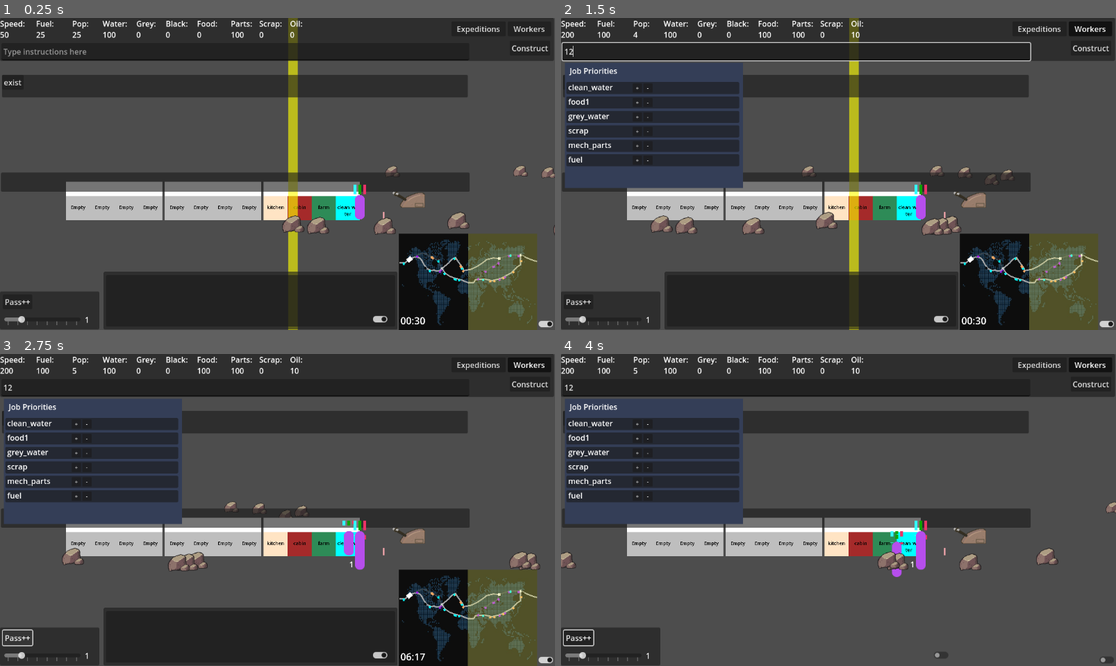
Above: before the commit, frames 1-4 (two rows, left to right).
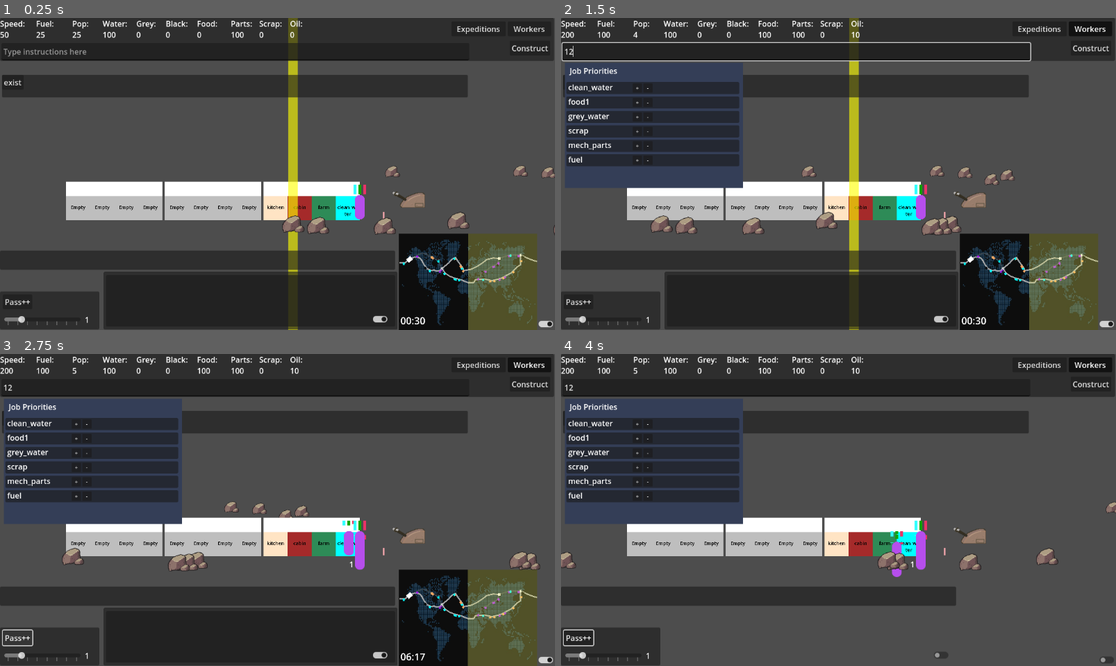
Above: after the commit, the same moments.

Repository: Sphinx111/ed_and_morgs_train_builder
Game: Godot game, scene res://Scenes/traincar.tscn
Two runs of this game, one before a commit and one after it. Both use one fixed random seed, a clock stepped at 60 frames per second and the inputs below.
Inputs (mouse positions are in pixels of both pictures, inside the frame that each line leads up to):
- Up to frame 1 (0.25 s): no input
- Up to frame 2 (1.5 s): click (794, 52) at 0.52 s; type "12" at 0.6 s; click "Workers" at 1.25 s
- Up to frame 3 (2.75 s): click "Pass++" at 2 s
- Up to frame 4 (4 s): click (1104, 659) at 2.75 s; click (938, 656) at 3.5 s

The runs differ from the first frame. In frame 1, 9.3% of the frame differs, in the area x 0-85%, y 49-81%; in frame 2, 7.8%; in frame 3, 7.8%; in frame 4, 7.8%.

Commit message:
4.5 Upgrade
Upgrade to godot 4.5
Slight change to traincar scene.
Normalising Main branch before experimenting with Cursor

Diff:
--- a/Scenes/traincar.tscn
+++ b/Scenes/traincar.tscn
@@ -274,10 +274,9 @@
 
 [node name="selectCarPanel" type="Panel" parent="BasicUI"]
 layout_mode = 0
-offset_left = 2.0
-offset_top = 321.0
-offset_right = 975.0
-offset_bottom = 361.0
+offset_top = 483.0
+offset_right = 820.0
+offset_bottom = 523.0
 
 [node name="Train" type="Node2D" parent="."]
 position = Vector2(51, 340)
--- a/project.godot
+++ b/project.godot
@@ -12,7 +12,7 @@
 
 config/name="Ed_and_morgans_train_builder"
 run/main_scene="uid://dvfa2mi1q8kyn"
-config/features=PackedStringArray("4.4", "Forward Plus")
+config/features=PackedStringArray("4.5", "Forward Plus")
 config/icon="res://icon.svg"
 
 [autoload]
